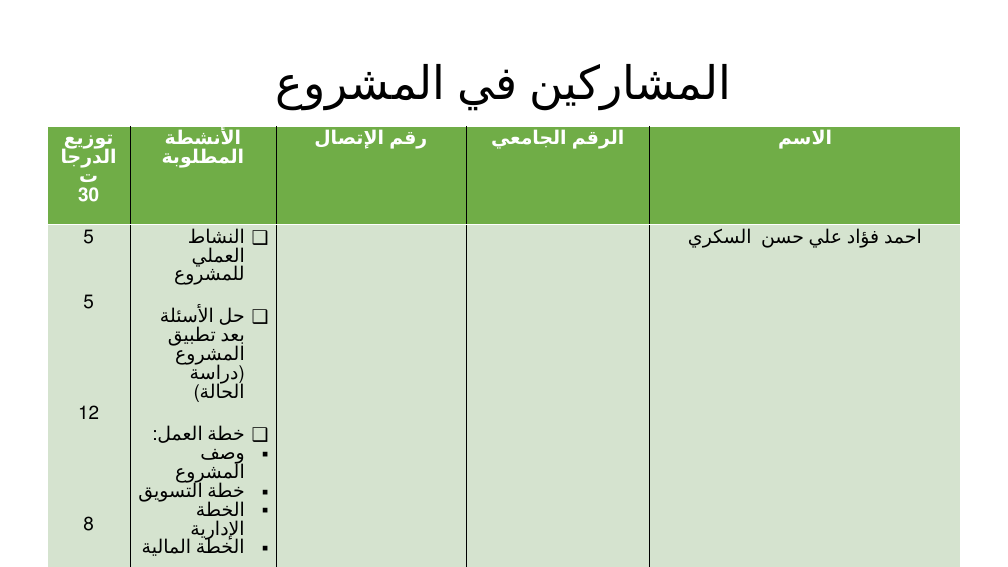
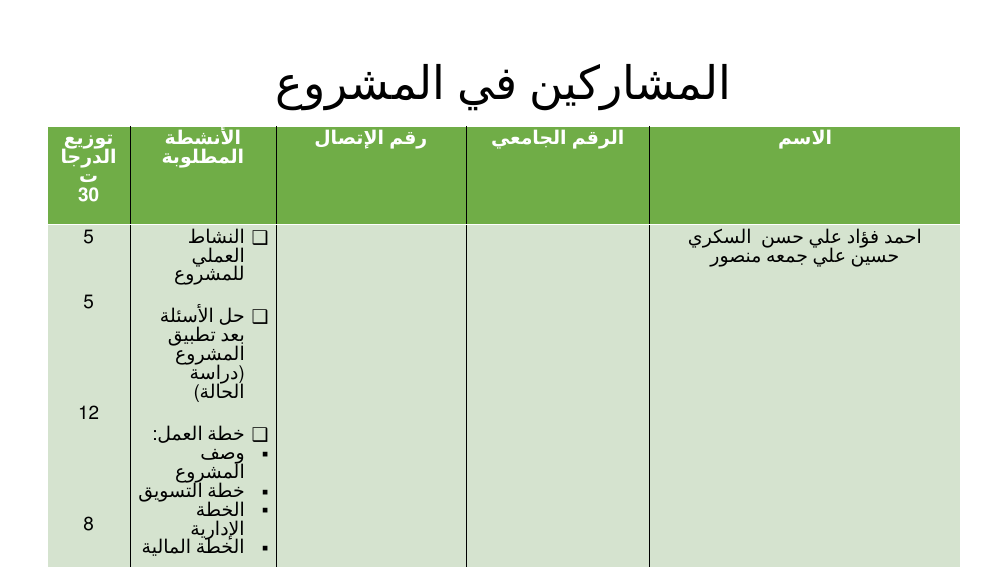
Before and after one commit to ba161/mashroo3, a slide deck: slide 2 of project.ppt. Drawn at 1008x567 pixels with LibreOffice and Linux fonts; fonts in the diff are those of the drawing. Boxes give left, top, right and bottom in pixels: in the first picture for what was removed or moved away, otherwise in the second. Text is boxed around its words. In the diff, an @@ line names an element or a change of style, - is before the commit and + after.

Commit message:
update

```diff
--- a/project.ppt
+++ b/project.ppt
@@ table at <box>48,126,960,560</box> @@
-row 2, column 5: احمد فؤاد علي حسن السكري
+row 2, column 5: احمد فؤاد علي حسن السكري / حسين علي جمعه منصور
```
